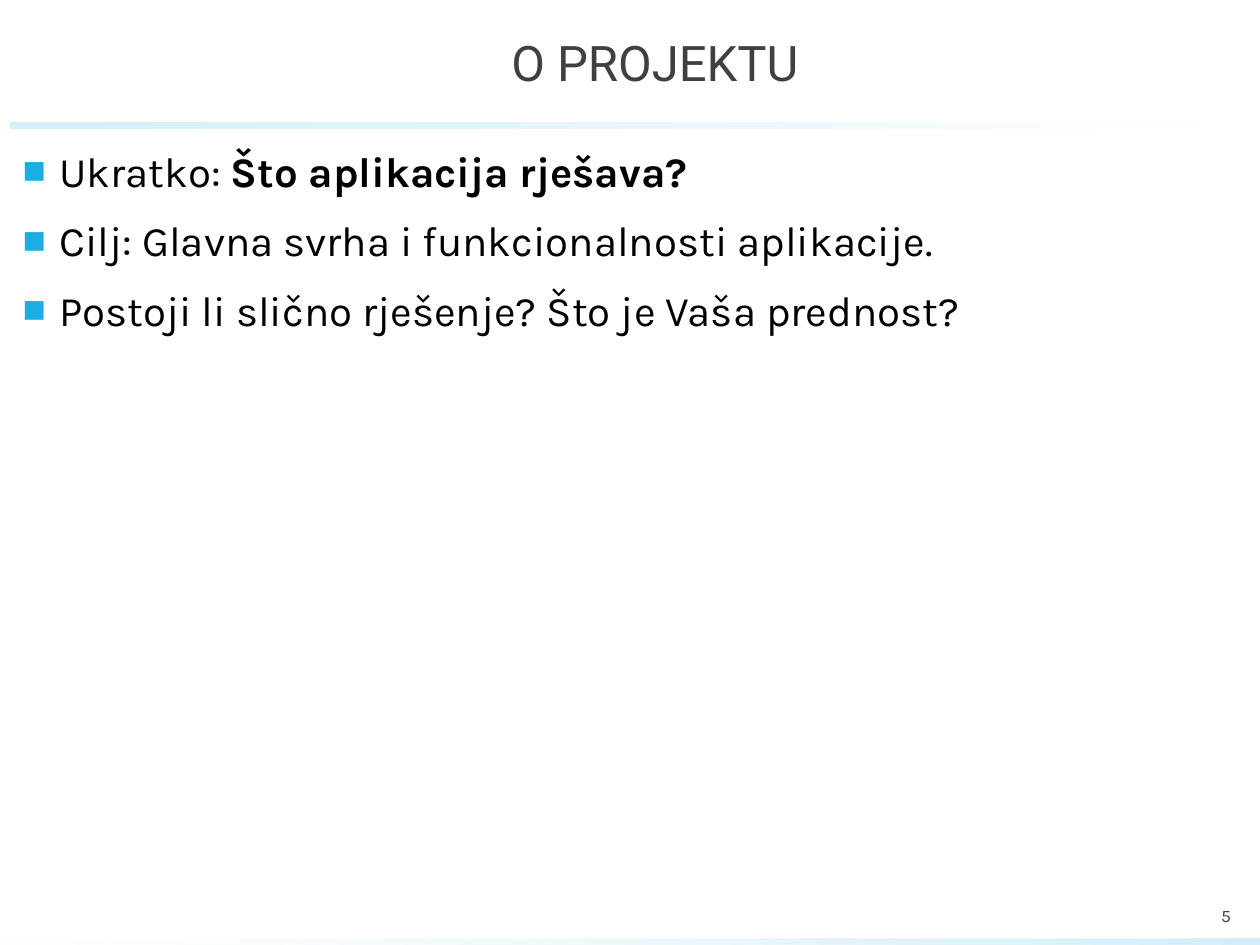
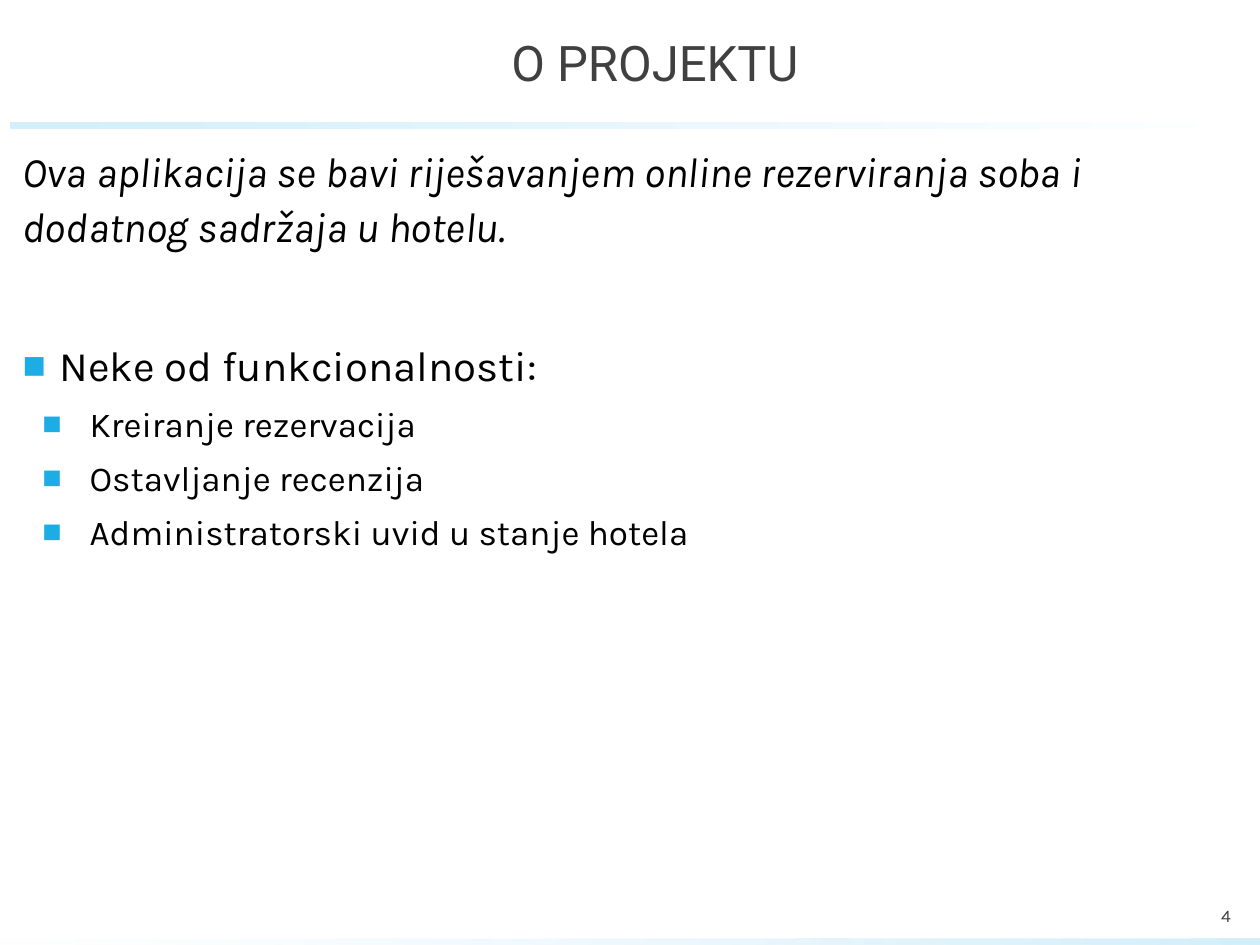
Before and after one commit to rokoKnin/ProgiG03.3_JuliusMeinl, a slide deck: slide 4 of documentation/PROINZ_TG03.3_Bluedilla.pptx (slide 5 before the commit). Drawn at 1260x945 pixels with LibreOffice and Linux fonts; fonts in the diff are those of the drawing; background and template pictures are left out. Boxes give left, top, right and bottom in pixels: in the first picture for what was removed or moved away, otherwise in the second. Text is boxed around its words. In the diff, an @@ line names an element or a change of style, - is before the commit and + after.

```diff
--- a/documentation/PROINZ_TG03.3_Bluedilla.pptx
+++ b/documentation/PROINZ_TG03.3_Bluedilla.pptx
@@ text at <box>23,155,1081,554</box>: text changed @@
-■ Ukratko: Što aplikacija rješava?
-■ Cilj: Glavna svrha i funkcionalnosti aplikacije.
-■ Postoji li slično rješenje? Što je Vaša prednost?
+Ova aplikacija se bavi riješavanjem online rezerviranja soba i dodatnog sadržaja u hotelu.
+■ Neke od funkcionalnosti:
+  ■ Kreiranje rezervacija
+  ■ Ostavljanje recenzija
+  ■ Administratorski uvid u stanje hotela
@@ page number at <box>1221,911,1231,922</box>: text changed @@
-5
+4
```
Also in this commit, not shown: 6 other slides changed, 10 slides added, 7 slides removed, 2 other files.
